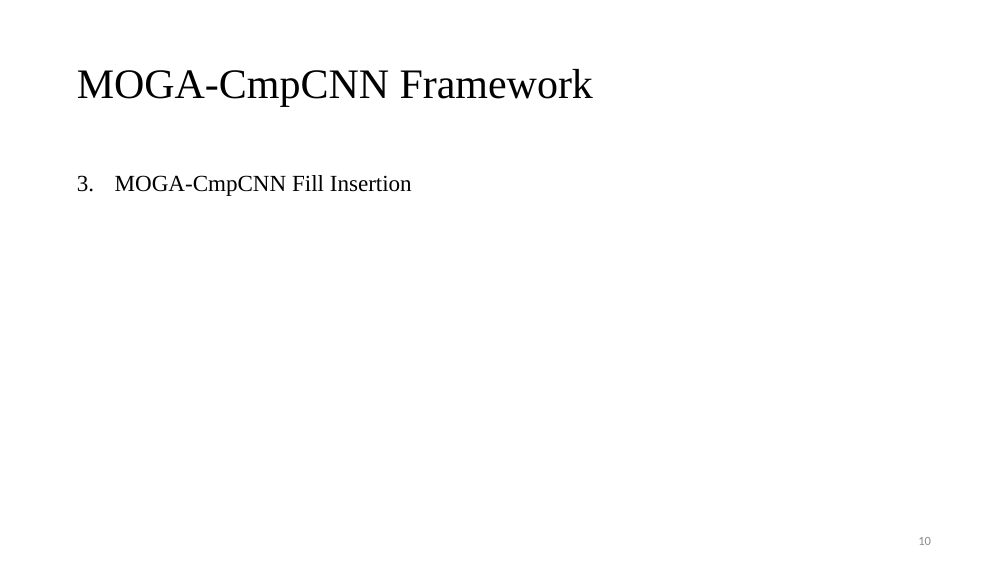
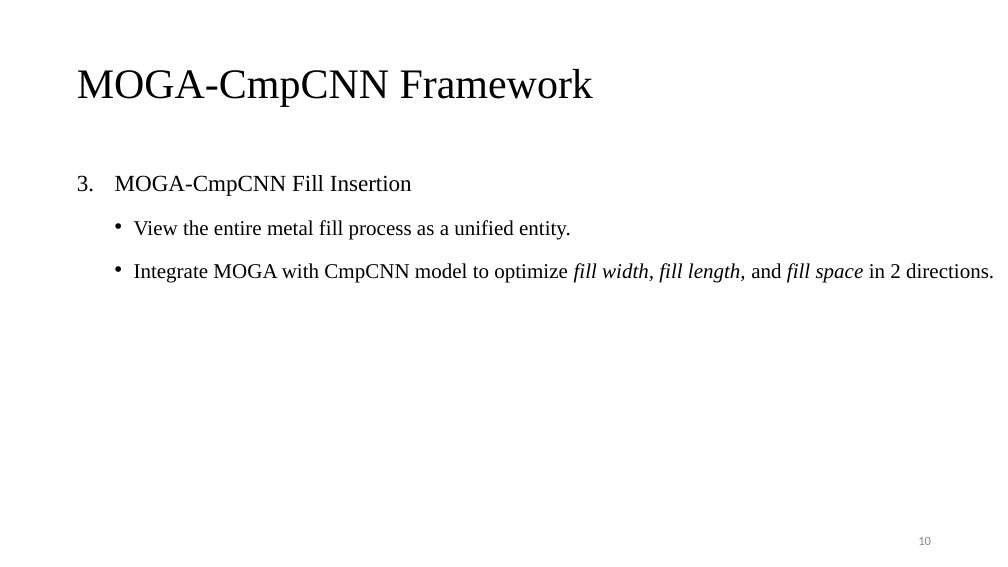
Before and after one commit to Pacific-Feng-Studuies/Studied-Papers, a slide deck: slide 11 of DAC2024/MOGA-CmpCNN/MOGA-CmpCNN A Multi-Objective Genetic Algorithm Intergrated with CmpCNN Model for CMP-Aware Metal Fill.pptx. Drawn at 1008x567 pixels with LibreOffice and Linux fonts; fonts in the diff are those of the drawing. Boxes give left, top, right and bottom in pixels: in the first picture for what was removed or moved away, otherwise in the second. Text is boxed around its words. In the diff, an @@ line names an element or a change of style, - is before the commit and + after.

```diff
--- a/DAC2024/MOGA-CmpCNN/MOGA-CmpCNN A Multi-Objective Genetic Algorithm Intergrated with CmpCNN Model for CMP-Aware Metal Fill.pptx
+++ b/DAC2024/MOGA-CmpCNN/MOGA-CmpCNN A Multi-Objective Genetic Algorithm Intergrated with CmpCNN Model for CMP-Aware Metal Fill.pptx
@@ text at bbox=[134, 220, 994, 282]: paragraphs added @@
+  • View the entire metal fill process as a unified entity.
+  • Integrate MOGA with CmpCNN model to optimize fill width, fill length, and fill space in 2 directions.
```
Also in this commit, not shown: 8 slides added, 1 other file.
